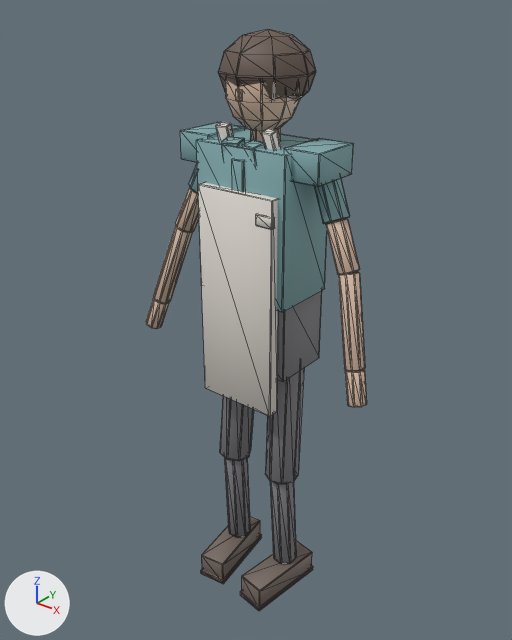
Renders of the glTF model assets/chars/staff/char_cashier_01/char_cashier_01.glb from each side of a commit.
Rendered twice from a camera (50 mm lens) standing at (1.148, -1.447, 1.837) and looking at (-0.025, 0.019, 0.928). Lighting does not change. The marker at lower left points along +X, +Y and +Z. The first picture is the older version. Mesh edges are drawn as thin lines. Vertices at exactly the same position are counted once.

Script lines for the objects in view, before the commit:
```python
me_sphere = bpy.data.meshes.new('Sphere')
me_sphere.from_pydata(...)  # 1268 vertices, 2404 faces; spans x -0.4..0.4, y -0.15..0.15, z 0.0..1.72
# faces by material slot: [1016, 176, 448, 176, 412, 176]
me_sphere.materials.append(mat_skin)  # beige #ddbfaa
me_sphere.materials.append(mat_hair)  # brown #695950
me_sphere.materials.append(mat_cloth)  # greyish cyan #81aaad
me_sphere.materials.append(mat_apron)  # white #e5dfd7
me_sphere.materials.append(mat_cloth_lower)  # grey #818186
me_sphere.materials.append(mat_shoe)  # brown #766961
ob_char_cashier_01 = bpy.data.objects.new('char_cashier_01', me_sphere)
ob_char_cashier_01.location = (0.0, 0.0, 0.0)
```
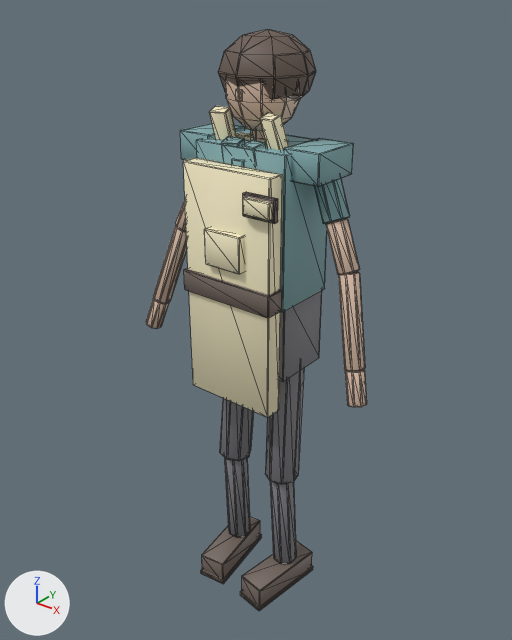
The newer file is also turned or shifted as a whole; pictures and numbers use the older file's frame.

The change, as a diff of the scene's bpy script:
```diff
--- a/assets/chars/staff/char_cashier_01/char_cashier_01.glb.py
+++ b/assets/chars/staff/char_cashier_01/char_cashier_01.glb.py
@@ me_sphere @@
 # used by ob_char_cashier_01; location = (0.0, 0.0, 0.0)
-me_sphere.from_pydata(...)  # 1268 vertices, 2404 faces; spans x -0.4..0.4, y -0.15..0.15, z 0.0..1.72
+me_sphere.from_pydata(...)  # 1364 vertices, 2580 faces; spans x -0.4..0.4, y -0.16..0.15, z 0.0..1.72
+# me_sphere part 1: the loose piece of 24 vertices spanning x -0.12..0.12, y -0.1..-0.07, z 0.72..1.34 is scaled about its middle by (1.14, 1.53, 1.07), then moved by (0.0, -0.02, 0.04)
+# me_sphere part 2: the loose piece of 24 vertices spanning x 0.07..0.13, y -0.11..-0.09, z 1.27..1.3 is scaled about its middle by (2.26, 2.93, 3.36), then moved by (-0.1, -0.04, -0.09)
+# me_sphere part 3: the loose piece of 24 vertices spanning x 0.06..0.1, y -0.07..0.05, z 1.23..1.5 is scaled about its middle by (1.42, 1.26, 1.13), then moved by (0.01, 0.01, 0.02)
+# me_sphere part 4: the loose piece of 24 vertices spanning x -0.1..-0.06, y -0.07..0.05, z 1.23..1.5 is scaled about its middle by (1.42, 1.26, 1.13), then moved by (-0.01, 0.01, 0.02)
+# me_sphere part 5: the loose piece of 24 vertices spanning x -0.02..0.02, y -0.09..-0.07, z 1.28..1.42 is copied, and the copy is scaled about its middle by (4.26, 2.07, 0.257), then moved by (0.0, 0.09, 0.09), in mat_apron (beige #f8efc8); it spans x -0.08..0.08, y 0.0..0.02, z 1.42..1.46
+# me_sphere part 6: the loose piece of 24 vertices spanning x 0.07..0.13, y -0.11..-0.09, z 1.27..1.3 is copied, and the copy is scaled about its middle by (1.52, 1.64, 1.42), then moved by (0.02, -0.05, 0.05); it spans x 0.08..0.16, y -0.16..-0.14, z 1.31..1.36
+# me_sphere part 7: the loose piece of 24 vertices spanning x -0.12..0.12, y -0.1..-0.07, z 0.72..1.34 is copied, and the copy is scaled about its middle by (1.2, 1.79, 0.0931), then moved by (0.0, -0.03, 0.05), in mat_shoe (brown #766961); it spans x -0.15..0.15, y -0.15..-0.09, z 1.05..1.11
+# me_sphere part 8: the loose piece of 24 vertices spanning x 0.07..0.13, y -0.11..-0.09, z 1.27..1.3 is copied, and the copy is scaled about its middle by (1.87, 1.43, 1.97), then moved by (0.02, -0.05, 0.05), in mat_shoe (brown #766961); it spans x 0.07..0.17, y -0.15..-0.14, z 1.31..1.36
 me_sphere.materials.append(mat_skin)
```

What differs and where, as boxes [x1, y1, x2, y2] in the pictures (512 x 640 px; the box of a moved part takes in the faces that stretch with it):
part 1 of me_sphere, moved or reshaped
    before: [198, 182, 279, 416]
    after: [183, 157, 282, 418]
part 2 of me_sphere, moved or reshaped
    before: [256, 214, 275, 229]
    after: [204, 227, 244, 274]
part 3 of me_sphere, moved or reshaped
    before: [262, 128, 281, 150]
    after: [260, 112, 289, 150]
part 4 of me_sphere, moved or reshaped
    before: [216, 122, 234, 141]
    after: [210, 106, 236, 140]
part 5 of me_sphere, added (mostly hidden)
    after: [236, 132, 288, 143]
part 6 of me_sphere, added (beige)
    after: [243, 197, 272, 221]
part 7 of me_sphere, added
    after: [184, 268, 282, 318]
part 8 of me_sphere, added
    after: [243, 192, 278, 224]
